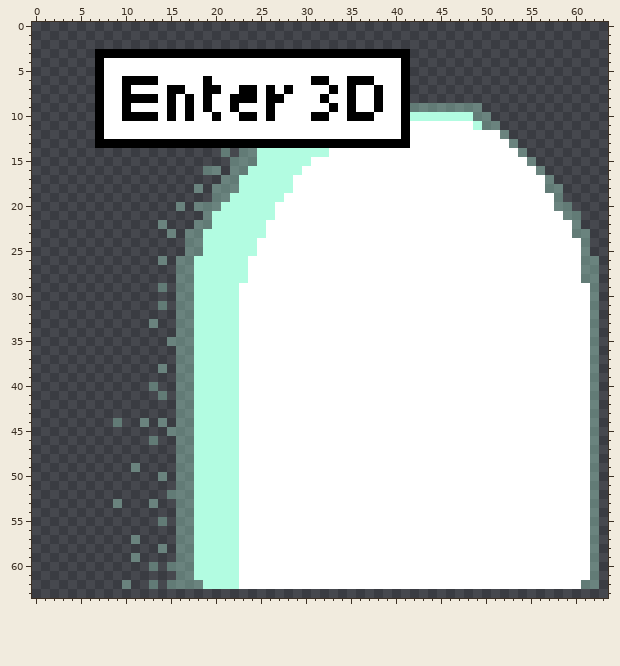
Pixel-art file, stored at world/tiles/door to hubs.aseprite. The picture above was drawn from the file before the commit.
64x64 pixels, 1 frame.
Once edited:
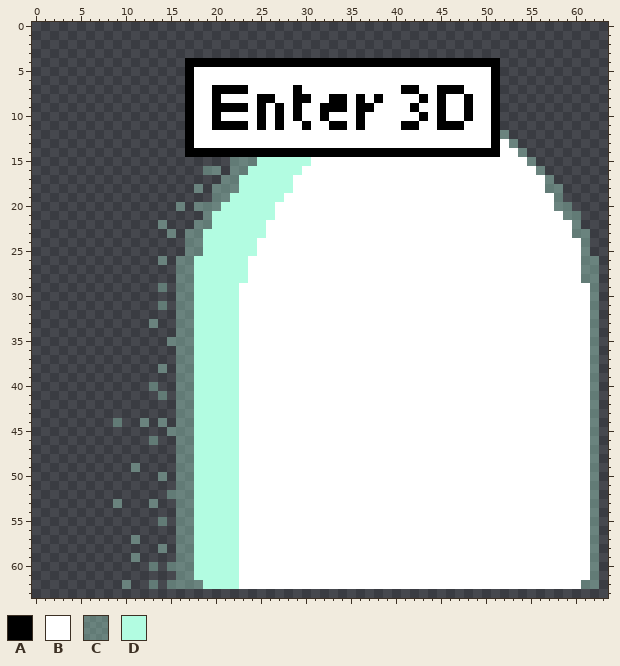
Palette (. is transparent): A #000000  B #ffffff  C #b2fce154  D #b2fce1
Changes in this commit:
layer "Layer 2" added
Layers "Layer 2", "Layer 1":
The edit adds colour A in row 4 at x 42 to 51; in rows 5 to 6 at x 51; in row 7 at x 42, 45 to 47 and 51; in row 8 at x 43, 45, 48 and 51; in rows 9 to 10 at x 51; in row 14 at x 17 to 20 and 22.
Colour B gives way to colour A in row 4 at x 17 to 40; in rows 5 to 6 at x 17; in row 7 at x 17, 21 to 22 and 29; in row 8 at x 20, 25, 29 to 30, 33 to 34 and 36; in row 9 at x 20 to 21, 23, 25, 27, 29, 32, 34 and 36 to 37; in row 10 at x 25, 27 and 29.
Colour B gives way to colour A in row 11 at x 17, 20 to 23, 25, 27, 30, 33 to 34, 36, 42 and 45 to 47; in row 12 at x 17 and 51; in row 13 at x 51; in row 14 at x 33 to 51.
Colour C gives way to colour A in row 9 at x 42, 45 and 48; in row 11 at x 51; in row 14 at x 21 and 23 to 24.
Colour D gives way to colour A in row 10 at x 43, 45 and 48; in row 14 at x 25 to 32.
The edit adds colour B in rows 5 to 6 at x 42 to 50; in row 7 at x 43 to 44 and 48 to 50; in row 8 at x 42, 44, 46 to 47 and 49 to 50; in row 9 at x 50.
Colour A gives way to colour B in row 5 at x 41; in row 6 at x 19, 31 to 32, 35 to 37 and 41; in row 7 at x 19, 24, 26, 28, 33, 35 and 38; in row 8 at x 19, 22 to 24, 27, 32, 35 and 41; in row 9 at x 19, 26, 35, 38 and 41; in row 10 at x 23 to 24, 26, 31, 35, 37 and 41.
Colour A gives way to colour B in row 12 at x 41; in row 13 at x 18 to 41.
Colour C gives way to colour B in row 9 at x 43 to 44, 46 to 47 and 49; in row 10 at x 49 to 50; in row 11 at x 50.
Colour D gives way to colour B in row 10 at x 42, 44 and 46 to 47; in row 11 at x 49.
Colour A is removed in row 3 at x 7 to 41; in rows 4 to 5 at x 7; in row 6 at x 7 and 10 to 13; in row 7 at x 7, 10 and 15 to 16; in row 8 at x 7, 10 to 13 and 15; in row 9 at x 7, 10 and 15.
Colour A is removed in row 10 at x 7, 10 to 13 and 15; in rows 11 to 12 at x 7; in row 13 at x 7 to 16.
Colour B is removed in rows 4 to 5 at x 8 to 16; in row 6 at x 8 to 9 and 14 to 16; in row 7 at x 8 to 9 and 11 to 14; in row 8 at x 8 to 9, 14 and 16; in row 9 at x 8 to 9, 11 to 14 and 16; in row 10 at x 8 to 9, 14 and 16.
Colour B is removed in rows 11 to 12 at x 8 to 16.
